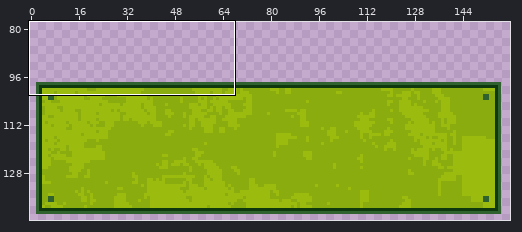
One commit to this sprite sheet: art/dialogbox.png. The picture above shows the old version from afar; the outline marks the close-up.
Close-up. Old version:
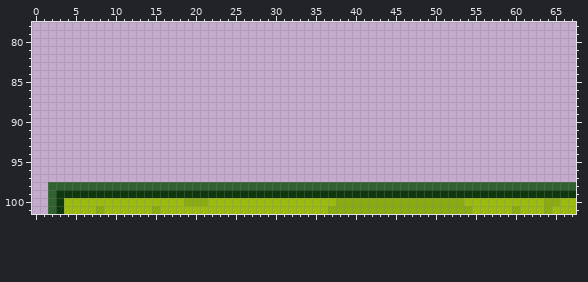
The file is 160x144 pixels. Shown: x 0..67, y 78..101. The wide view leaves out empty margins.
And afterwards:
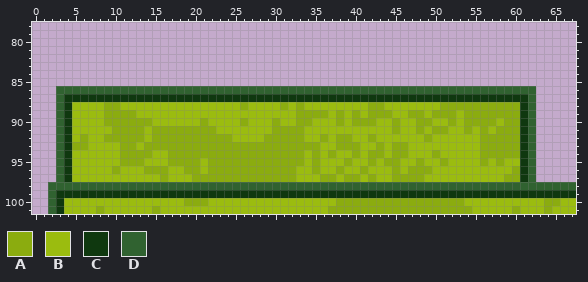
Palette (. is transparent): A #8bac0f  B #9bbc0f  C #0f380f  D #306230
From old to new:
y 86: x 3..62 ............................................................ -> DDDDDDDDDDDDDDDDDDDDDDDDDDDDDDDDDDDDDDDDDDDDDDDDDDDDDDDDDDDD
y 87: x 3..62 ............................................................ -> DCCCCCCCCCCCCCCCCCCCCCCCCCCCCCCCCCCCCCCCCCCCCCCCCCCCCCCCCCCD
y 88: x 3..62 ............................................................ -> DCBBBBAABBBBBBBBBBBBBBBABBBBABABBBBBBBBAABBBBBBBAAAAAAAAAACD
y 89: x 3..62 ............................................................ -> DCBBBBAAAABBBBBBBBBBBBBBBBBBBBAAAABABABAAABBAABAAABAAAAAAACD
y 90: x 3..62 ............................................................ -> DCBBBBAAAAAABBBBBBABBBBABBBABBAABBBABAAABBABBAABBABAAAABAACD
y 91: x 3..62 ............................................................ -> DCBBBBBAAAABAAAAAAAABBBBBBBAAAABBBBBBBBBBBABBABAABBABABAAACD
y 92: x 3..62 ............................................................ -> DCBABBAAAAABAAAAAAAAAABBBBAAAAABBABAABBABBBBBBABBBBBBAAAAACD
y 93: x 3..62 ............................................................ -> DCAABBBBAABAAAAAAAAAAAAAAAAAAAAAABBAAABBABAABBBBBBBBBAAAAACD
y 94: x 3..62 ............................................................ -> DCBBBBBBAAAABBAAAAAAAAAAAAAAAAABABABBABAABAABBBABBBBBAAAAACD
y 95: x 3..62 ............................................................ -> DCBBBBBBAAABBBAAAABAAAAAAAAAAAABABBBABBABAABBABBABBBBABABBCD
y 96: x 3..62 ............................................................ -> DCBBBBBABBBAAABBAABAAAAAAAAAAABBABBABBABBBABAAABBBBBBBBBBACD
y 97: x 3..62 ............................................................ -> DCBBBBBBBBBBBABBBAAAAAAAAAAAAABBBAABAABABBAAAABBBBBBBBBBAACD
Pixel boxes of the changes (left, top, right, bottom) in both close-ups:
added: (56, 86, 536, 182)
